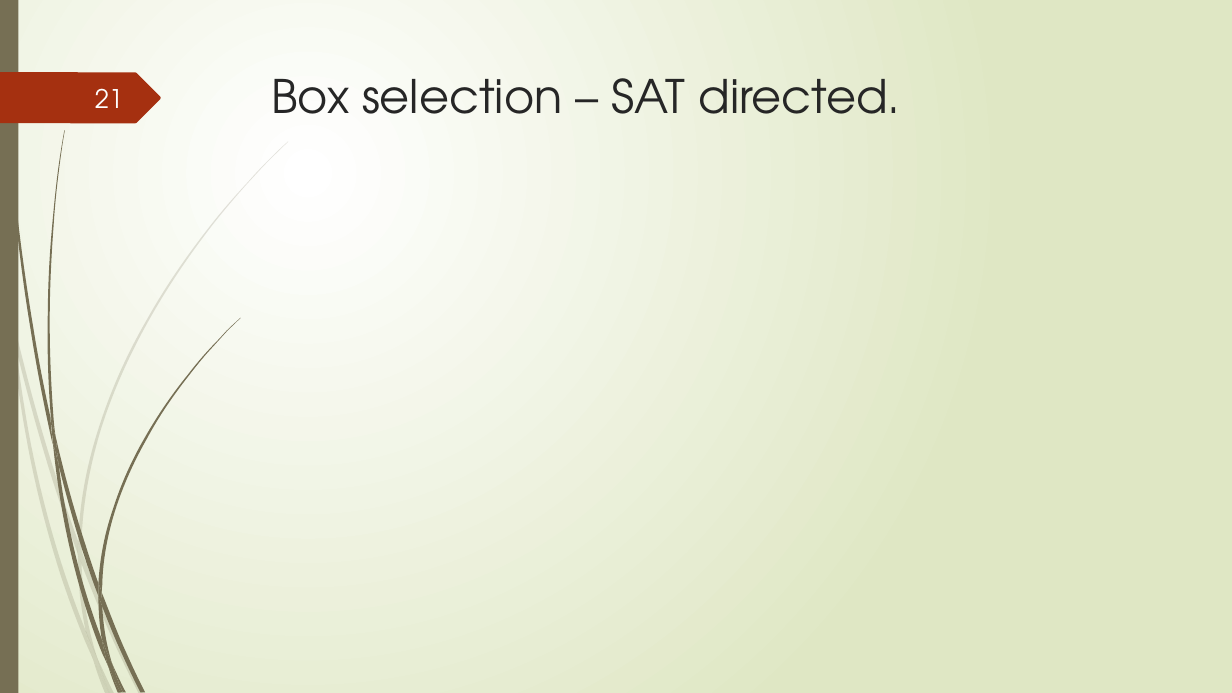
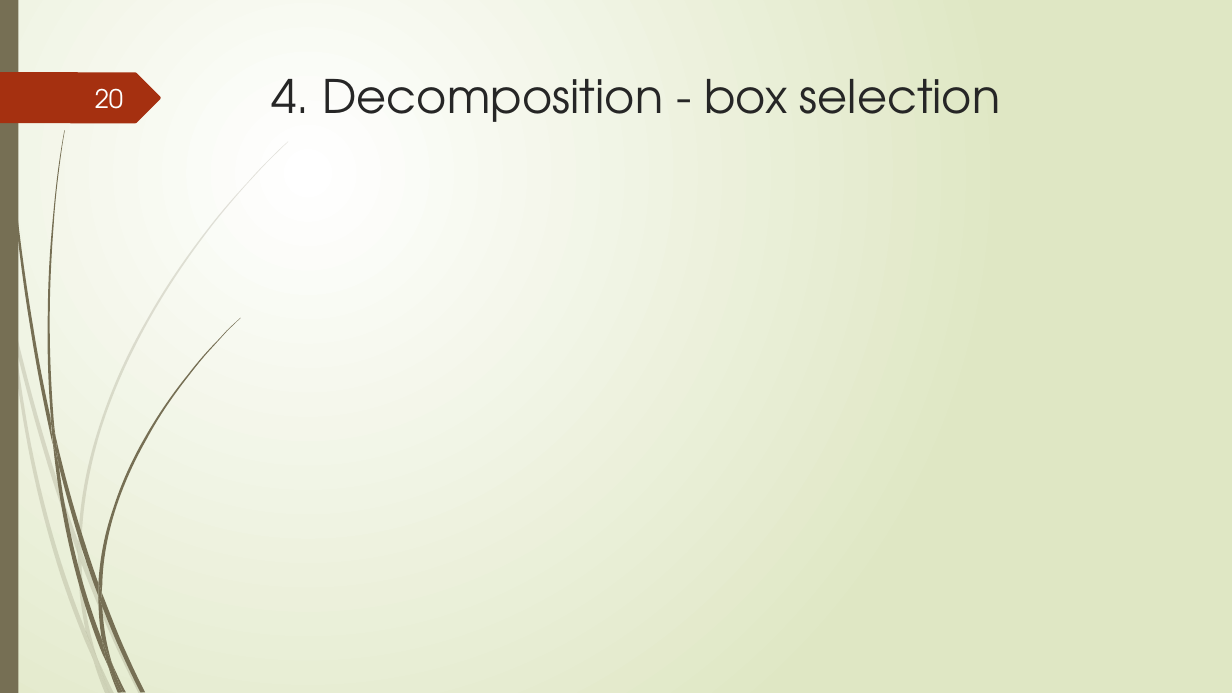
Before and after one commit to tungvx/raSAT, a slide deck: slide 20 of report/midterm.pptx (slide 21 before the commit). Drawn at 1232x693 pixels with LibreOffice and Linux fonts; fonts in the diff are those of the drawing; grey boxes stand for pictures. Boxes give left, top, right and bottom in pixels: in the first picture for what was removed or moved away, otherwise in the second. Text is boxed around its words. In the diff, an @@ line names an element or a change of style, - is before the commit and + after.

```diff
--- a/report/midterm.pptx
+++ b/report/midterm.pptx
@@ page number at (x1=95, y1=88, x2=123, y2=109): text changed @@
-21
+20
@@ title at (x1=271, y1=79, x2=1000, y2=122): text changed @@
-Box selection – SAT directed.
+4. Decomposition - box selection
```
Also in this commit, not shown: 17 other slides changed, 3 slides added, 3 slides removed, 3 other files.
